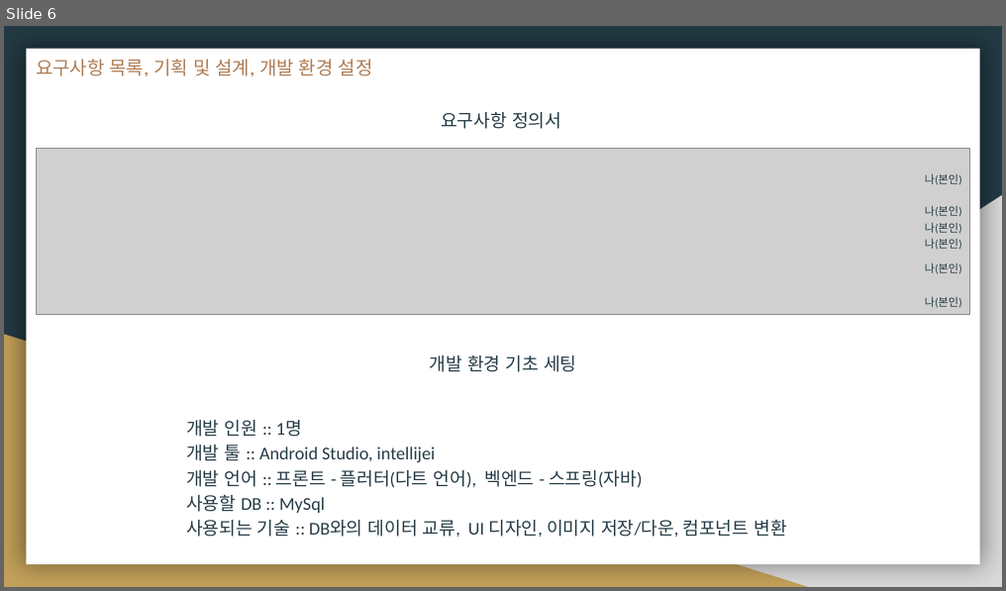
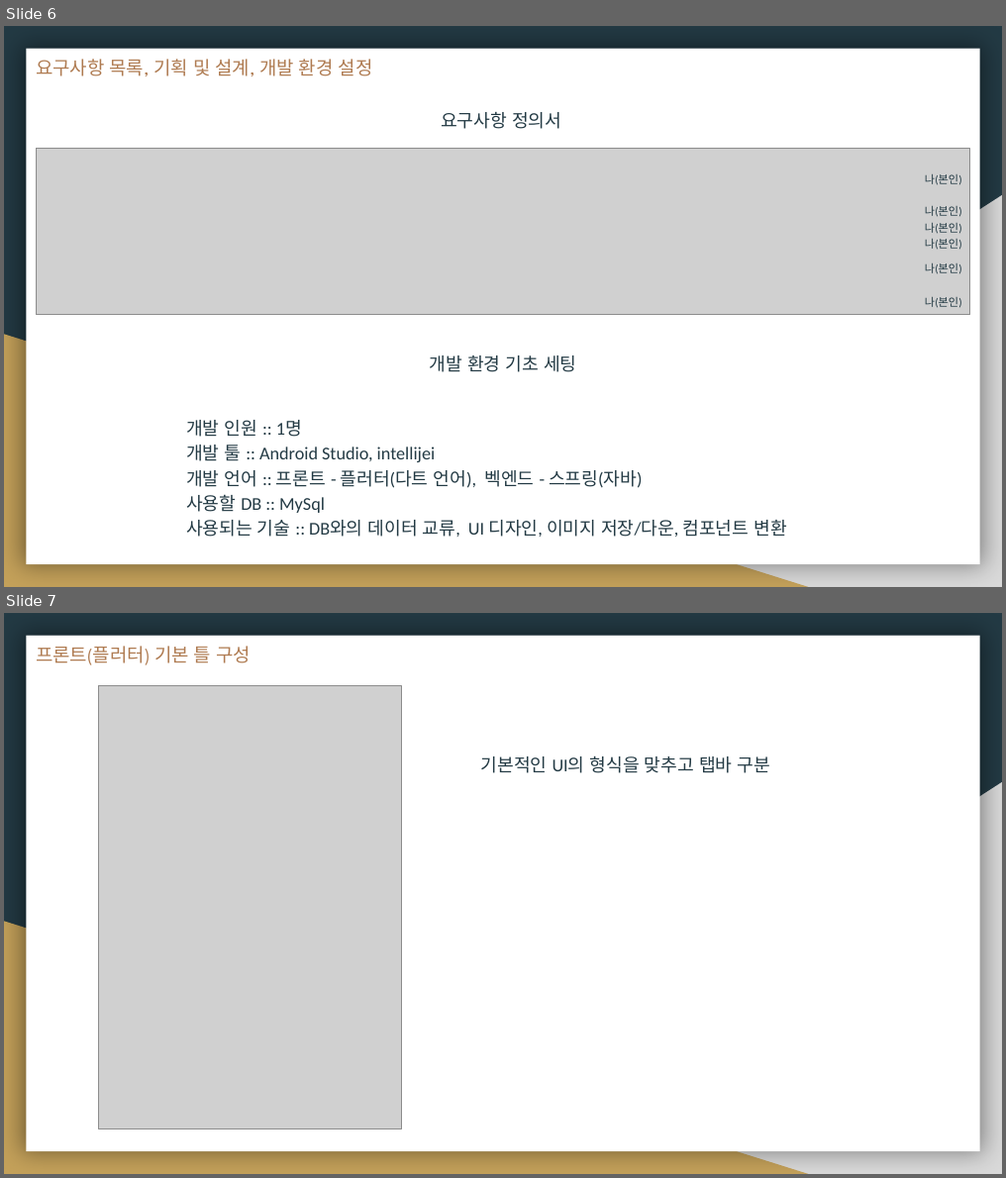
Before and after one commit to OOOJJJHHH/Study, a slide deck: 플러터/프로젝트/13_.pptx. Shown one above the other, each under a label of ours: slide 6 before the commit, slides 6 and 7 after it. The pictures are 1006x591 and 1006x1178 pixels, drawn with LibreOffice and Linux fonts; fonts in the diff are those of the drawing; grey boxes stand for pictures. Boxes give left, top, right and bottom in pixels: in the first picture for what was removed or moved away, otherwise in the second. Text is boxed around its words. In the diff, an @@ line names an element or a change of style, - is before the commit and + after.

```diff
--- a/플러터/프로젝트/13_.pptx
+++ b/플러터/프로젝트/13_.pptx
@@ slide 7 added at [4,613,1002,1174], background #233A44; not listed: 3 template elements that a slide beside it also shows @@
@@ title added at [36,646,252,665], 13.5 pt, text #AF7B51 @@
+프론트(플러터) 기본 틀 구성
@@ picture added at [99,686,401,1129] @@
@@ text added at [481,756,770,773], 13 pt, text #233A44 @@
+기본적인 UI의 형식을 맞추고 탭바 구분
```
Also in this commit, not shown: 1 slide changed, 2 other slides added, 2 slides removed.
